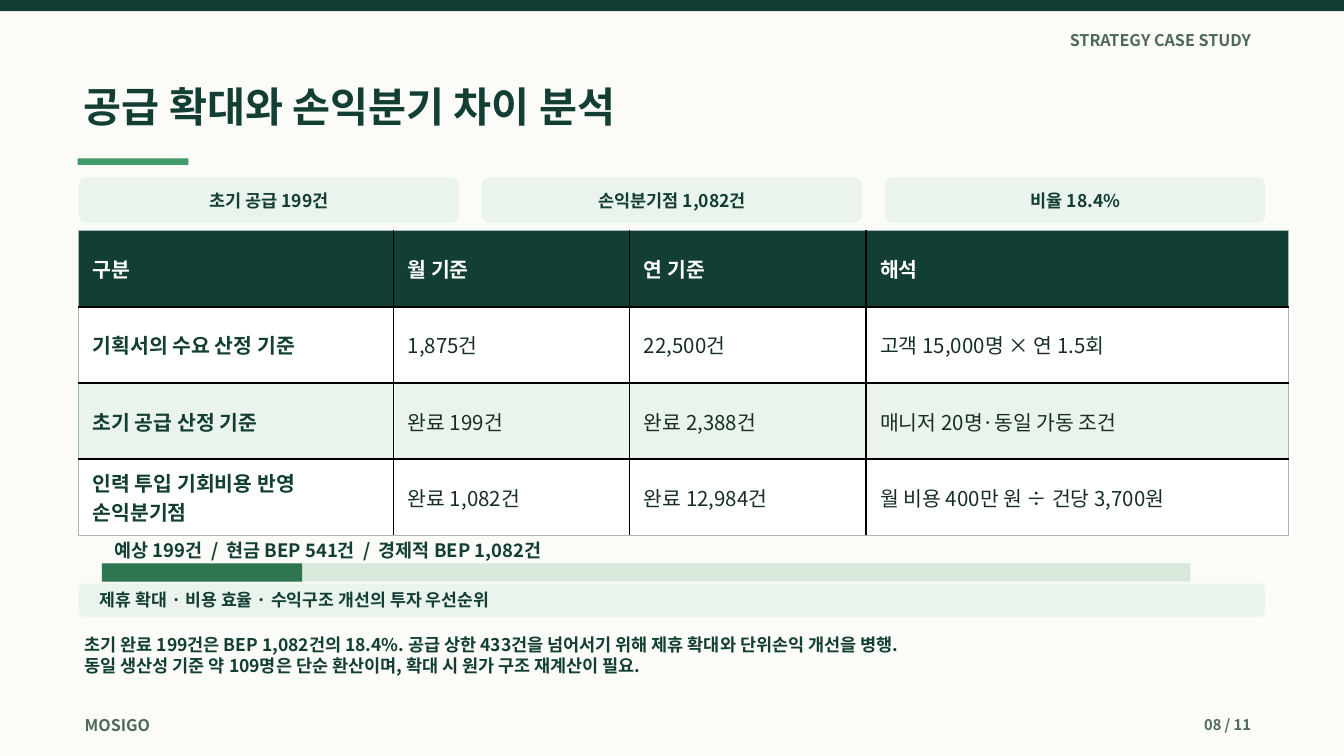
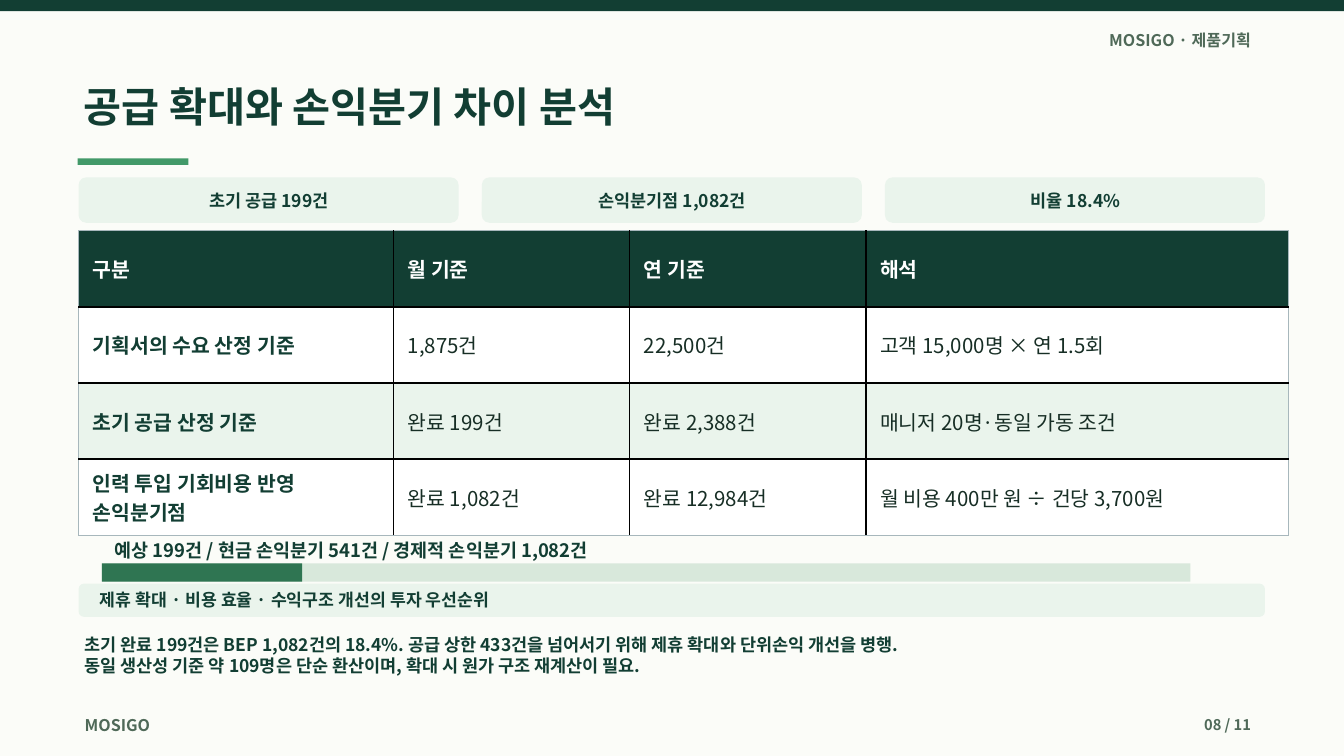
Before and after one commit to dohyunkimmm/mosigo-case-study, a slide deck: slide 8 of downloads/mosigo_report.pptx. Drawn at 1344x756 pixels with LibreOffice and Linux fonts; fonts in the diff are those of the drawing. Boxes give left, top, right and bottom in pixels: in the first picture for what was removed or moved away, otherwise in the second. Text is boxed around its words. In the diff, an @@ line names an element or a change of style, - is before the commit and + after.

Commit message:
docs: keep internal QA private and present MOSIGO as user-centered PRD
* copy: remove technical QA from portfolio and foreground user-centered PRD

* docs: keep PRD user-centered and remove public QA appendix link

* privacy: move QA appendix into private repo and exclude verification files from public Vercel site

* test: keep public PRD clean and verify private QA appendix separately

* test: ensure public PRD no longer links technical QA and QA appendix returns 404

* copy: keep editable slides focused on user needs and product design

* docs: prevent QA/English boilerplate returning when presentation binaries regenerate

* test: validate product-planning deck without internal QA or spreadsheet filenames

* copy: remove technical QA wording from business plan supporting pages

* docs: sync private-QA-free presentation, business plan and 26 public previews

* test: normalize PDF text extraction spacing for updated slide commentary

```diff
--- a/downloads/mosigo_report.pptx
+++ b/downloads/mosigo_report.pptx
@@ text at bbox=[1109, 32, 1251, 48]: text changed @@
-STRATEGY CASE STUDY
+MOSIGO · 제품기획
@@ text at bbox=[115, 541, 588, 561]: text changed @@
-예상 199건 / 현금 BEP 541건 / 경제적 BEP 1,082건
+예상 199건 / 현금 손익분기 541건 / 경제적 손익분기 1,082건
```
Also in this commit, not shown: 9 other slides changed, 38 other files.
